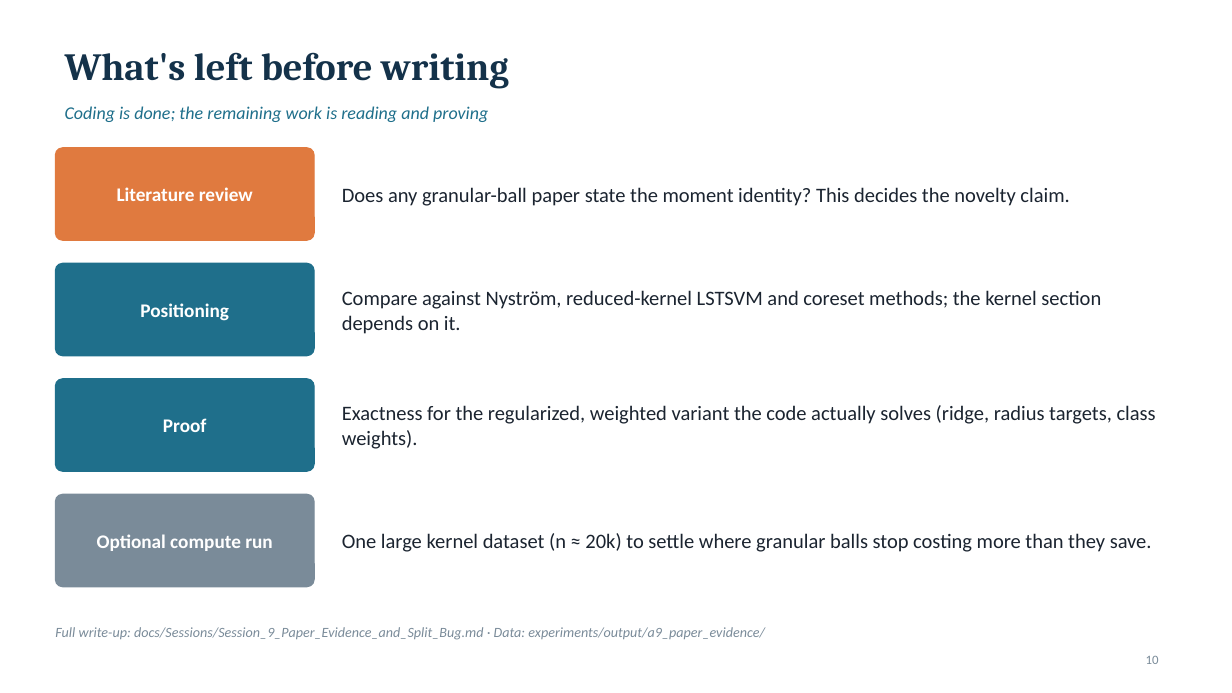
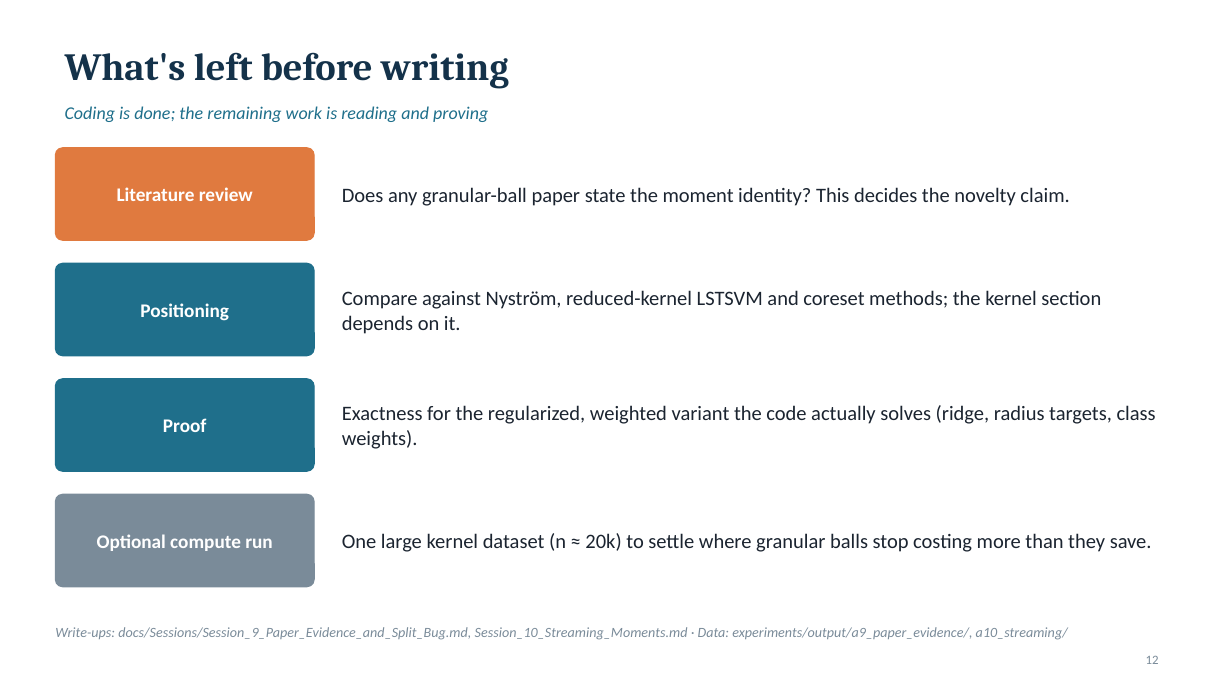
Before and after one commit to Toast24/GBLSTSVM-Ex, a slide deck: slide 12 of docs/recommendations/GBLSTSVM_Session9_Recommendations.pptx (slide 10 before the commit). Drawn at 1232x693 pixels with LibreOffice and Linux fonts; fonts in the diff are those of the drawing. Boxes give left, top, right and bottom in pixels: in the first picture for what was removed or moved away, otherwise in the second. Text is boxed around its words. In the diff, an @@ line names an element or a change of style, - is before the commit and + after.

```diff
--- a/docs/recommendations/GBLSTSVM_Session9_Recommendations.pptx
+++ b/docs/recommendations/GBLSTSVM_Session9_Recommendations.pptx
@@ text at <box>55,627,1068,640</box>: text changed @@
-Full write-up: docs/Sessions/Session_9_Paper_Evidence_and_Split_Bug.md · Data: experiments/output/a9_paper_evidence/
+Write-ups: docs/Sessions/Session_9_Paper_Evidence_and_Split_Bug.md, Session_10_Streaming_Moments.md · Data: experiments/output/a9_paper_evidence/, a10_streaming/
@@ page number at <box>1146,656,1159,664</box>: text changed @@
-10
+12
```
Also in this commit, not shown: 3 other slides changed, 2 slides added, 2 other files.
